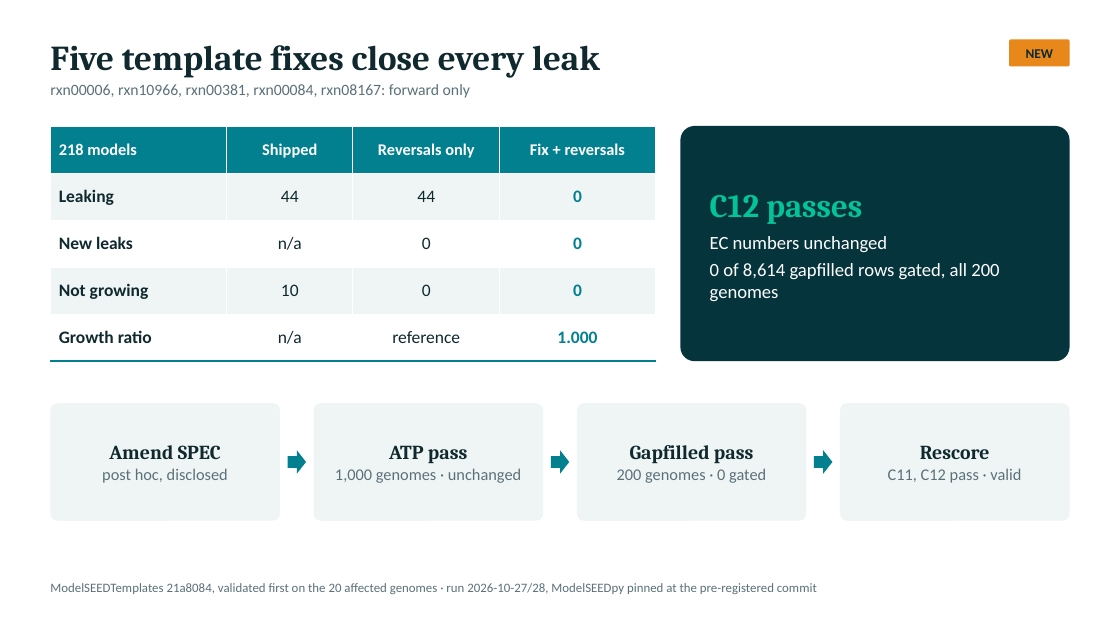
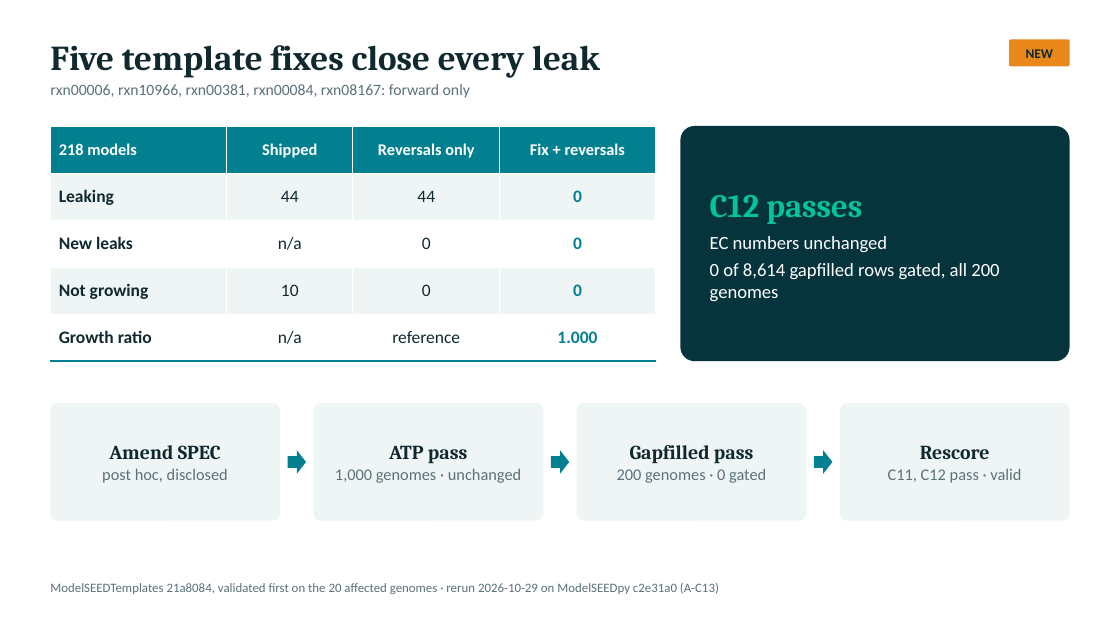
Before and after one commit to freiburgermsu/prFBA, a slide deck: slide 21 of presentations/prFBA_updates_2026-10.pptx. Drawn at 1120x630 pixels with LibreOffice and Linux fonts; fonts in the diff are those of the drawing. Boxes give left, top, right and bottom in pixels: in the first picture for what was removed or moved away, otherwise in the second. Text is boxed around its words. In the diff, an @@ line names an element or a change of style, - is before the commit and + after.

```diff
--- a/presentations/prFBA_updates_2026-10.pptx
+++ b/presentations/prFBA_updates_2026-10.pptx
@@ text at (x1=50, y1=583, x2=719, y2=594): text changed @@
-ModelSEEDTemplates 21a8084, validated first on the 20 affected genomes · run 2026-10-27/28, ModelSEEDpy pinned at the pre-registered commit
+ModelSEEDTemplates 21a8084, validated first on the 20 affected genomes · rerun 2026-10-29 on ModelSEEDpy c2e31a0 (A-C13)
```
Also in this commit, not shown: 2 other slides changed, 13 other files.
